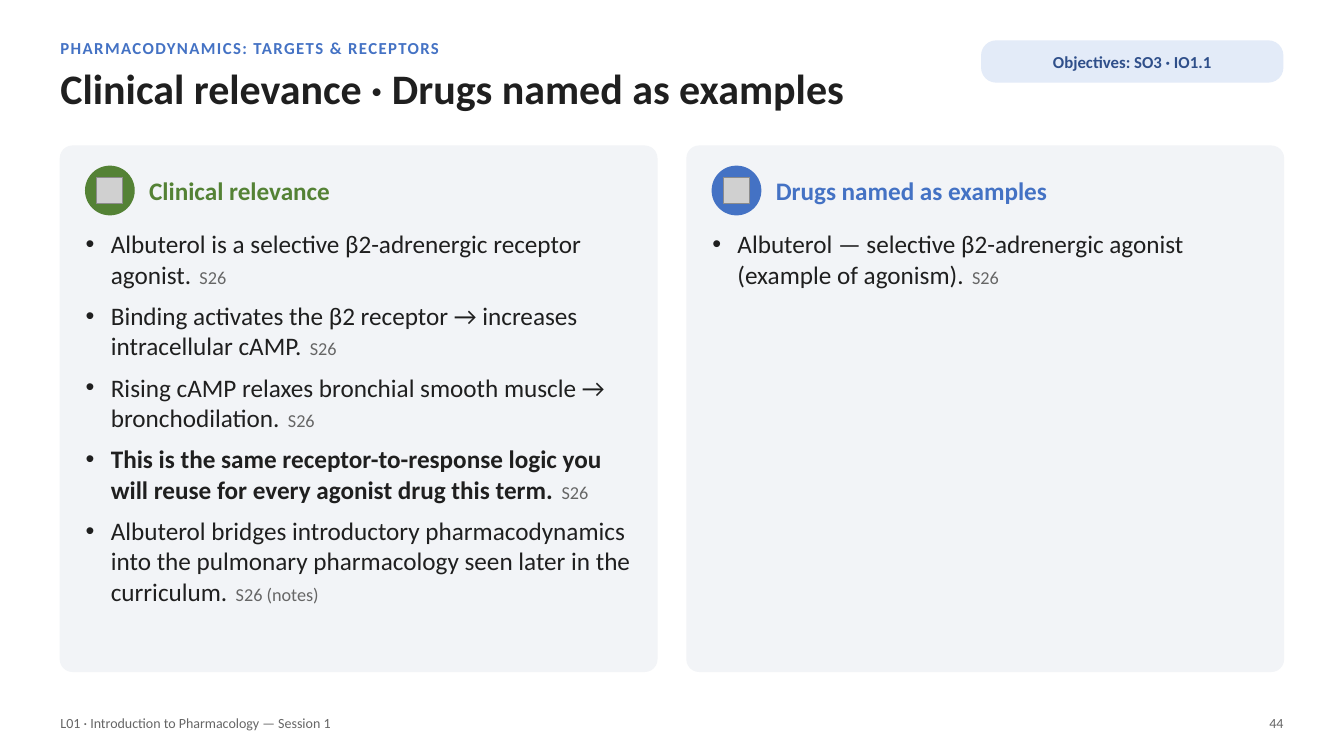
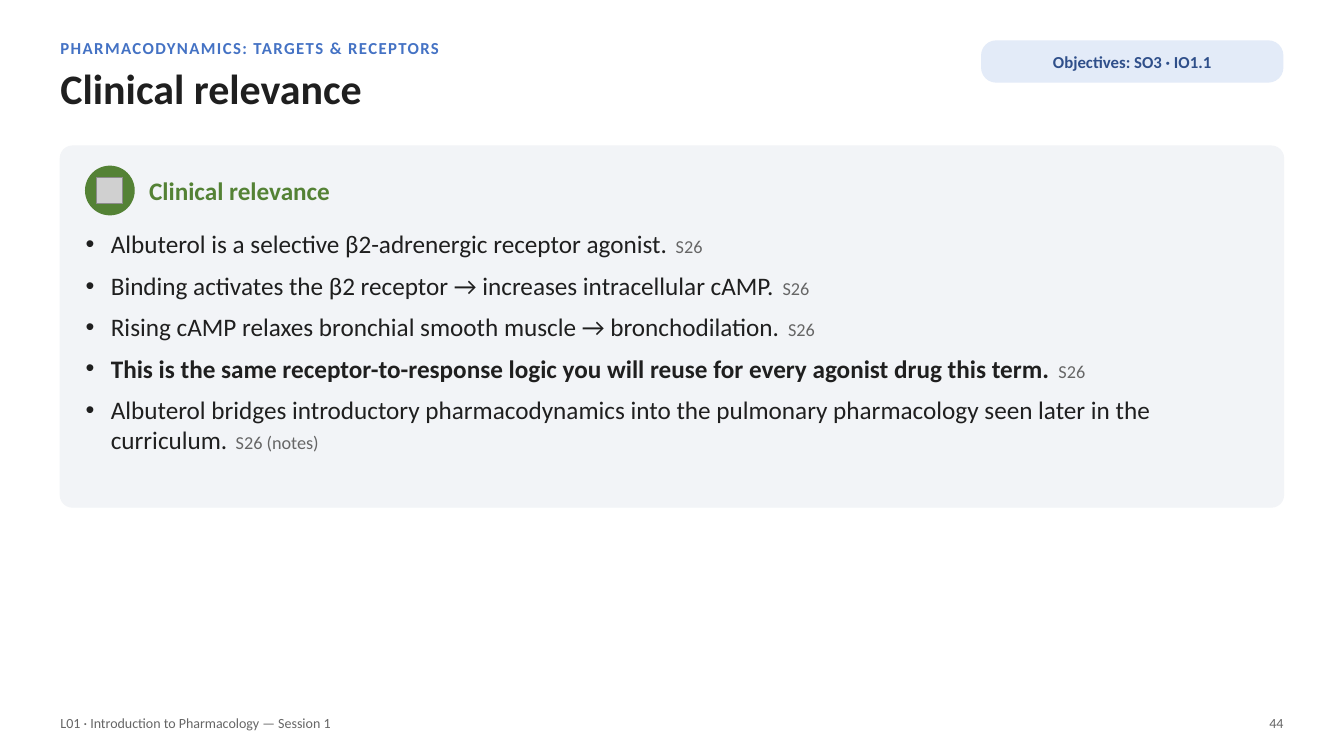
Before and after one commit to bishwokrit/DPAS-Pharm, a slide deck: slide 44 of outputs/L01/L01_Unit_1_Introduction_to_Pharmacology_Session_1_study_deck.pptx. Drawn at 1344x756 pixels with LibreOffice and Linux fonts; fonts in the diff are those of the drawing; grey boxes stand for pictures. Boxes give left, top, right and bottom in pixels: in the first picture for what was removed or moved away, otherwise in the second. Text is boxed around its words. In the diff, an @@ line names an element or a change of style, - is before the commit and + after.

```diff
--- a/outputs/L01/L01_Unit_1_Introduction_to_Pharmacology_Session_1_study_deck.pptx
+++ b/outputs/L01/L01_Unit_1_Introduction_to_Pharmacology_Session_1_study_deck.pptx
@@ text at [60, 74, 362, 105]: text changed @@
-Clinical relevance · Drugs named as examples
+Clinical relevance
@@ rounded rectangle: place and size @@
-rounded rectangle at [60, 146, 657, 671]
+rounded rectangle at [60, 146, 1284, 507]
@@ rounded rectangle at [60, 146, 1284, 507]: proportions changed @@
@@ rounded rectangle removed at [688, 146, 1285, 671] @@
@@ ellipse removed at [713, 166, 761, 215] @@
@@ picture removed at [724, 177, 750, 204] @@
@@ text removed at [776, 182, 1047, 205] @@
-Drugs named as examples
@@ text "Albuterol is a selective β2-adrenergic ..." rewrapped from [111, 235, 630, 604] to [111, 235, 1150, 452] @@
@@ text removed at [737, 235, 1183, 289] @@
-• Albuterol — selective β2-adrenergic agonist (example of agonism). S26
```
Also in this commit, not shown: 97 other slides changed, 1 slide added, 8 other files.
